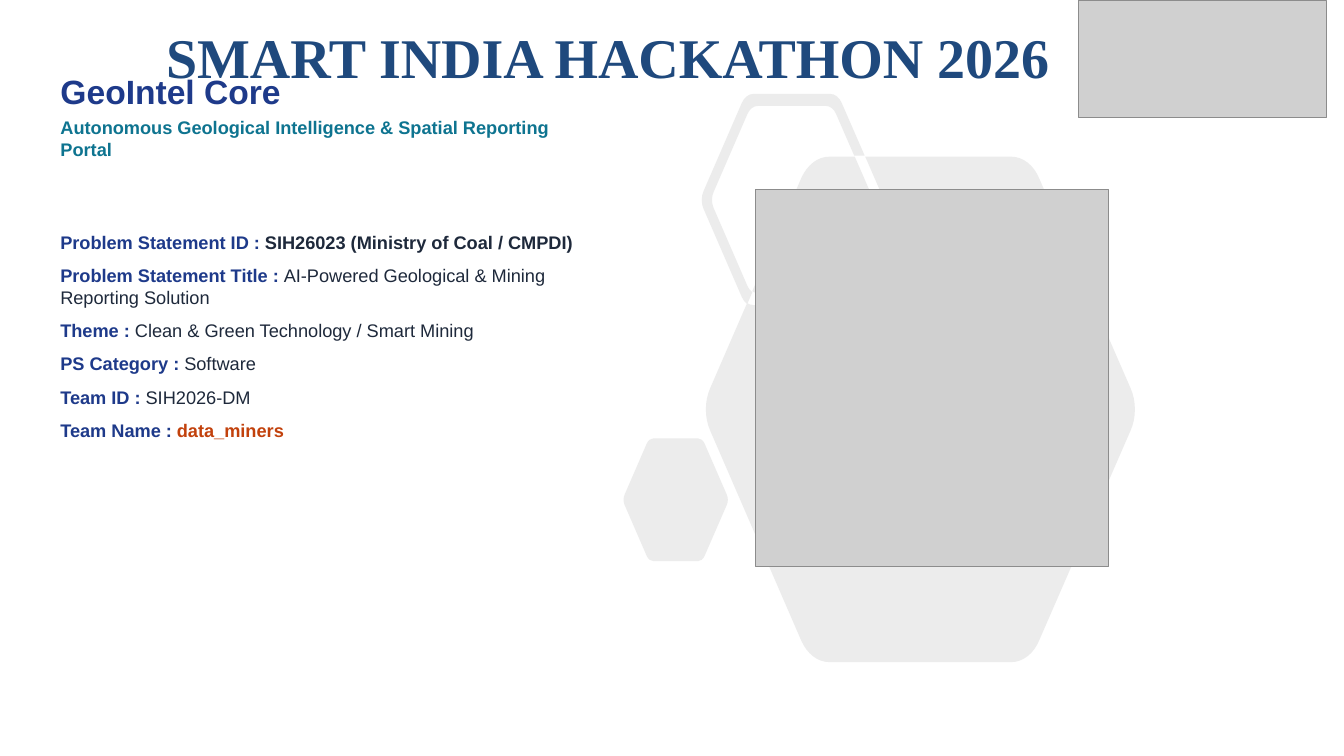
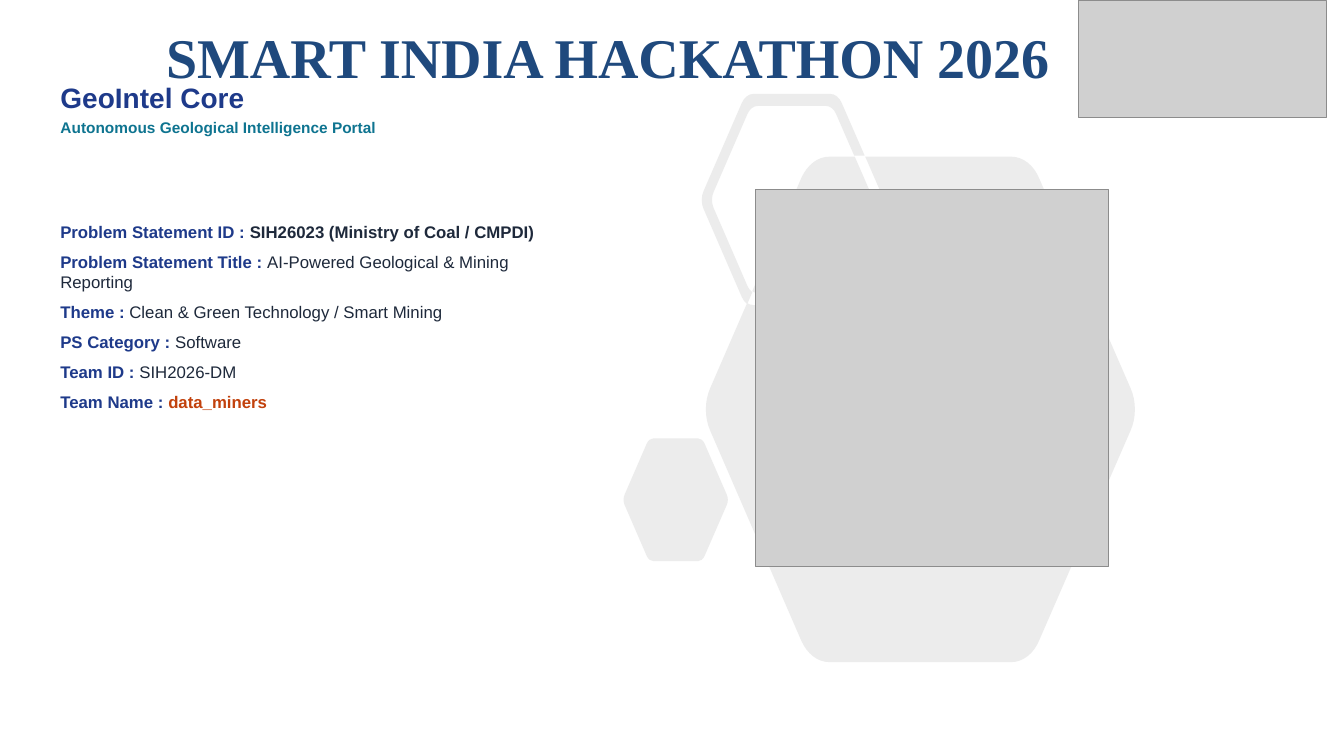
Before and after one commit to Sankar7567/data_miners, a slide deck: slide 1 of SIH2026_GeoIntel_Core_Data_Miners.pptx. Drawn at 1344x756 pixels with LibreOffice and Linux fonts; fonts in the diff are those of the drawing; grey boxes stand for pictures. Boxes give left, top, right and bottom in pixels: in the first picture for what was removed or moved away, otherwise in the second. Text is boxed around its words. In the diff, an @@ line names an element or a change of style, - is before the commit and + after.

```diff
--- a/SIH2026_GeoIntel_Core_Data_Miners.pptx
+++ b/SIH2026_GeoIntel_Core_Data_Miners.pptx
@@ subtitle "GeoIntel Core": place and size @@
-subtitle "GeoIntel Core" at (60,77,549,156)
+subtitle "GeoIntel Core" at (60,87,376,137)
@@ subtitle at (60,87,244,109): size 24 to 20 pt in "GeoIntel Core" @@
@@ subtitle at (60,122,376,137): text changed; size 13 to 11 pt @@
-Autonomous Geological Intelligence & Spatial Reporting Portal
+Autonomous Geological Intelligence Portal
@@ text "Problem Statement ID : SIH26023 ...": place and size @@
-text "Problem Statement ID : SIH26023 ..." at (60,235,573,440)
+text "Problem Statement ID : SIH26023 ..." at (60,226,534,410)
@@ text at (60,226,534,410): size 13 to 12 pt in "Problem Statement ID : SIH26023 (Ministry of ...", "Theme : Clean & Green Technology / ...", "PS Category : Software", "Team ID : SIH2026-DM" and 1 more places; less space between paragraphs @@
@@ text at (60,256,508,292): text changed; size 13 to 12 pt @@
-Problem Statement Title : AI-Powered Geological & Mining Reporting Solution
+Problem Statement Title : AI-Powered Geological & Mining Reporting
```
Also in this commit, not shown: 5 other slides changed, 9 other files.
